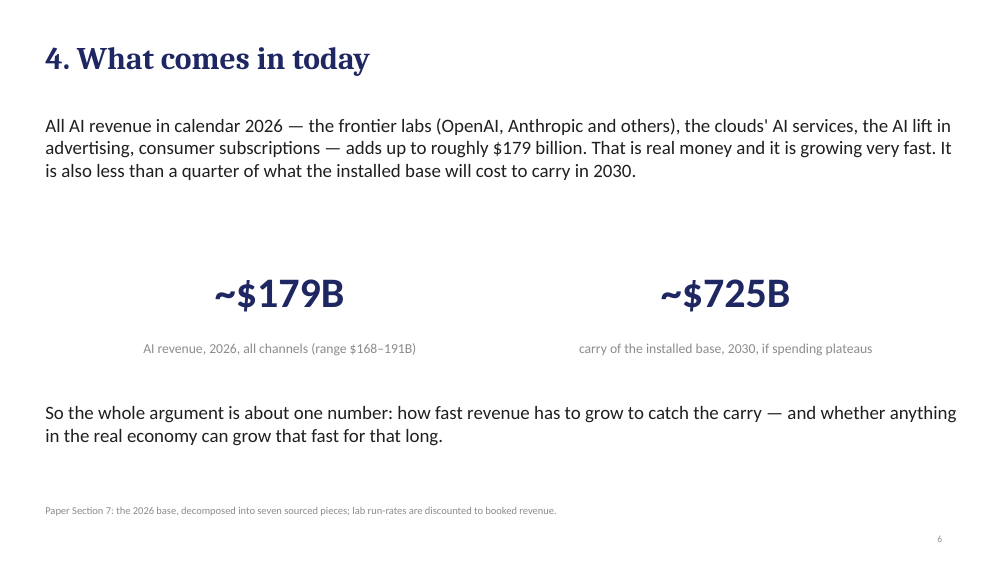
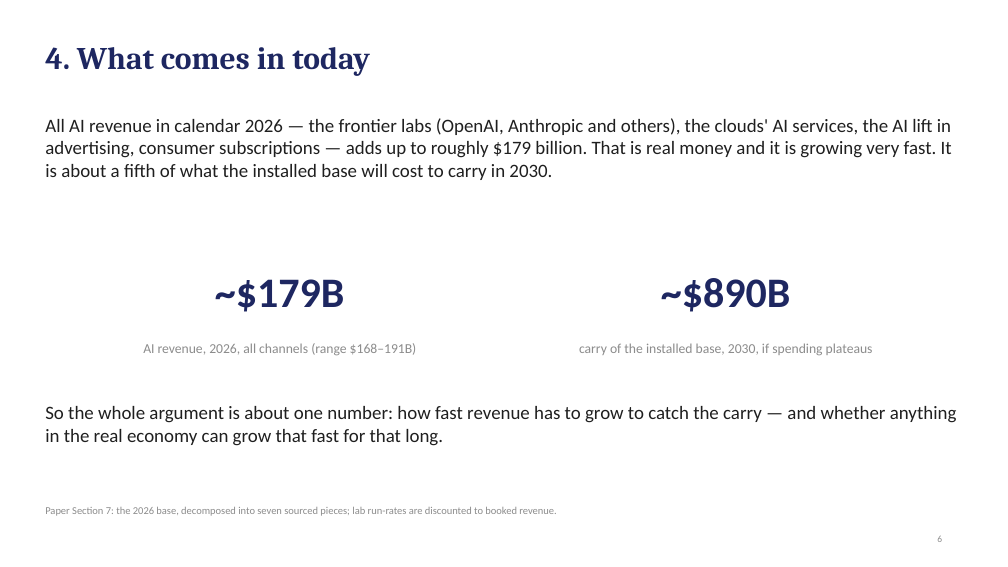
Before and after one commit to desfitz/ai-compute-limits, a slide deck: slide 6 of paper/easy_deck_v29.pptx. Drawn at 1008x567 pixels with LibreOffice and Linux fonts; fonts in the diff are those of the drawing. Boxes give left, top, right and bottom in pixels: in the first picture for what was removed or moved away, otherwise in the second. Text is boxed around its words. In the diff, an @@ line names an element or a change of style, - is before the commit and + after.

```diff
--- a/paper/easy_deck_v29.pptx
+++ b/paper/easy_deck_v29.pptx
@@ text at [45, 118, 952, 180]: text changed @@
-All AI revenue in calendar 2026 — the frontier labs (OpenAI, Anthropic and others), the clouds' AI services, the AI lift in advertising, consumer subscriptions — adds up to roughly $179 billion. That is real money and it is growing very fast. It is also less than a quarter of what the installed base will cost to carry in 2030.
+All AI revenue in calendar 2026 — the frontier labs (OpenAI, Anthropic and others), the clouds' AI services, the AI lift in advertising, consumer subscriptions — adds up to roughly $179 billion. That is real money and it is growing very fast. It is about a fifth of what the installed base will cost to carry in 2030.
@@ text at [661, 278, 790, 312]: text changed @@
-~$725B
+~$890B
```
Also in this commit, not shown: 14 other slides changed, 18 other files.
